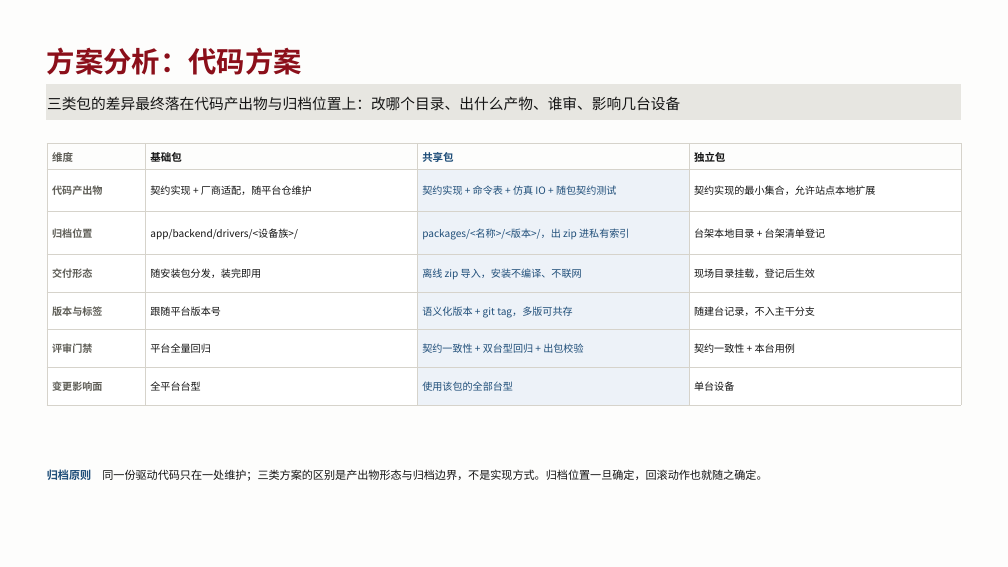
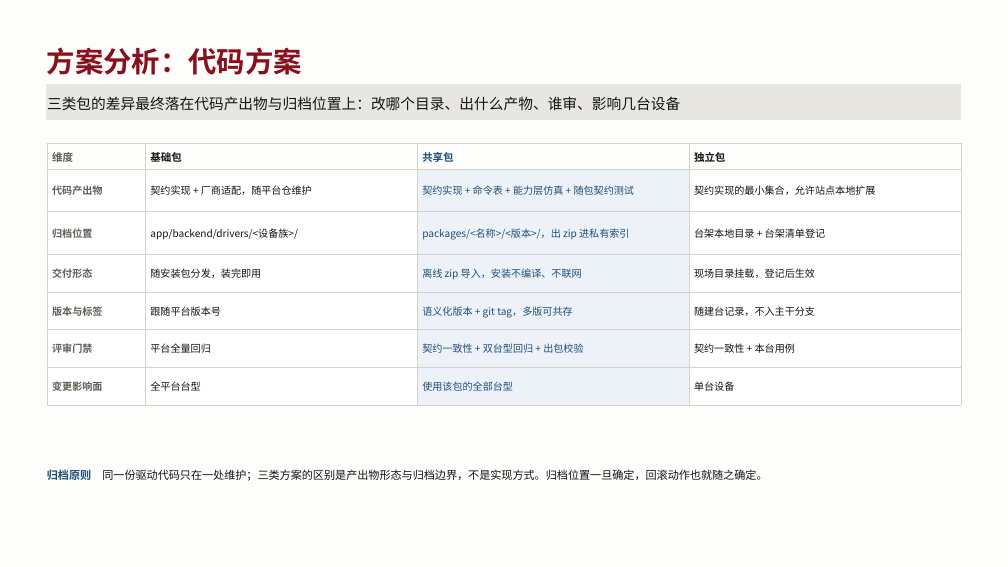
Before and after one commit to KenerlMage/ATEDemo, a slide deck: slide 3 of docs/设备驱动/ATE驱动层重构方案.pptx. Drawn at 1008x567 pixels with LibreOffice and Linux fonts; fonts in the diff are those of the drawing. Boxes give left, top, right and bottom in pixels: in the first picture for what was removed or moved away, otherwise in the second. Text is boxed around its words. In the diff, an @@ line names an element or a change of style, - is before the commit and + after.

```diff
--- a/docs/设备驱动/ATE驱动层重构方案.pptx
+++ b/docs/设备驱动/ATE驱动层重构方案.pptx
@@ table at <box>47,144,962,405</box> @@
-row 2, column 3: 契约实现 + 命令表 + 仿真 IO + 随包契约测试
+row 2, column 3: 契约实现 + 命令表 + 能力层仿真 + 随包契约测试
```
Also in this commit, not shown: 4 other slides changed, 1 other file.
